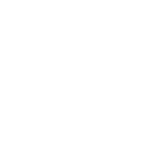
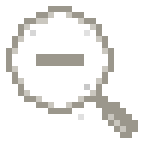
Revision of a layered w=144, h=144 image; what changed, layer by layer:
added layer "zoom_out" above "copy" over [6, 6, 138, 138]
